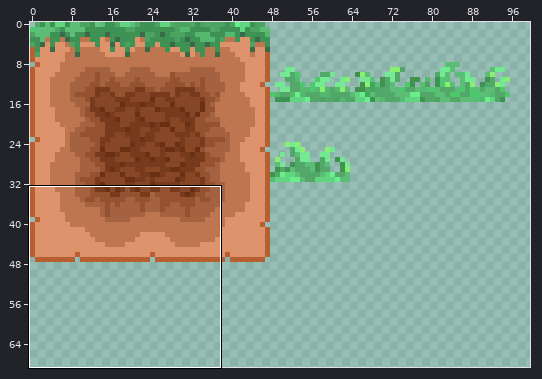
Pixel-art file: assets/images/grass_tiles.aseprite. The picture above shows the old version from afar; the outline marks the close-up.
Close-up. First the earlier version:
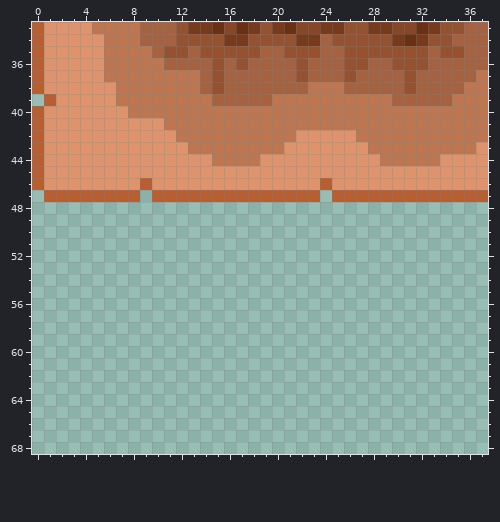
160x112 pixels, 1 frame. Colours within 5 levels of each other are drawn and written as one. Shown: x 0..37, y 33..68. The wide view leaves out empty margins.
And afterwards:
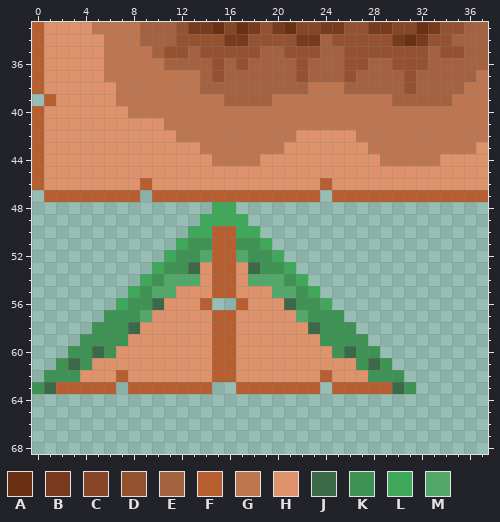
Palette (. is transparent): A #693014  B #783a1c  C #874626  D #955231  E #a56240  F #b85f32  G #be7651  H #de936c  J #3c6948  K #3d9254  L #3fa85b  M #53a869
Change:
layer "lightworldhart #2" added
Layer "lightworldhart #2":
y 38: x 15 D -> E
y 39: x 15 E -> G
y 43: x 13 G -> H
y 48: x 15..16 .. -> LL
y 49: x 14..17 .... -> LLLL
y 50: x 13..18 ...... -> LLFFLL
y 51: x 12..19 ........ -> LKKFFKKL
y 52: x 11..20 .......... -> LKKMFFMKKL
y 53: x 10..21 ............ -> LKKJHFFHJKKL
y 54: x 9..22 .............. -> LKMMMHFFHMMMKL
y 55: x 8..23 ................ -> LKMMHHHFFHHHMMKL
y 56: x 7..14 ........ -> LKKJHHHF; x 17..24 ........ -> FHHHJKKL
y 57: x 6..25 .................... -> KKKMHHHHHFFHHHHHMKKK
y 58: x 5..26 ...................... -> KKKJHHHHHHFFHHHHHHJKKK
y 59: x 4..27 ........................ -> KKKKHHHHHHHFFHHHHHHHKKKK
y 60: x 3..28 .......................... -> KKJKHHHHHHHHFFHHHHHHHHKJKK
y 61: x 2..29 ............................ -> KJKHHHHHHHHHHFFHHHHHHHHHHKJK
y 62: x 1..30 .............................. -> KKKHHHFHHHHHHHFFHHHHHHHFHHHKKK
y 63: x 0..6 ....... -> KJFFFFF; x 8..14 ....... -> FFFFFFF; x 17..23 ....... -> FFFFFFF; x 25..31 ....... -> FFFFFJK
Pixel boxes of the changes (left, top, right, bottom) in both close-ups:
changed: (188, 82, 224, 154)
added: (32, 202, 416, 394)
